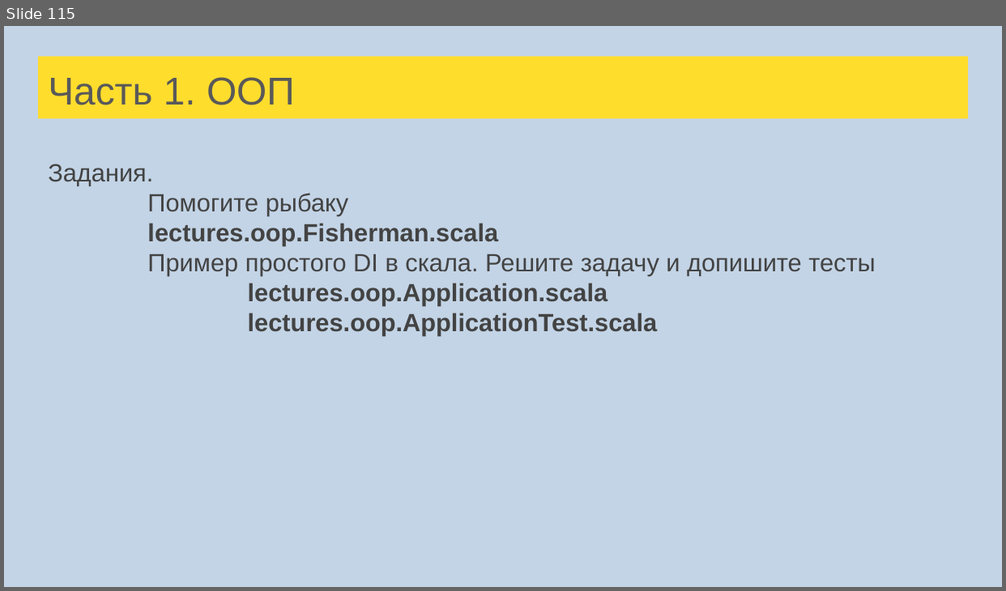
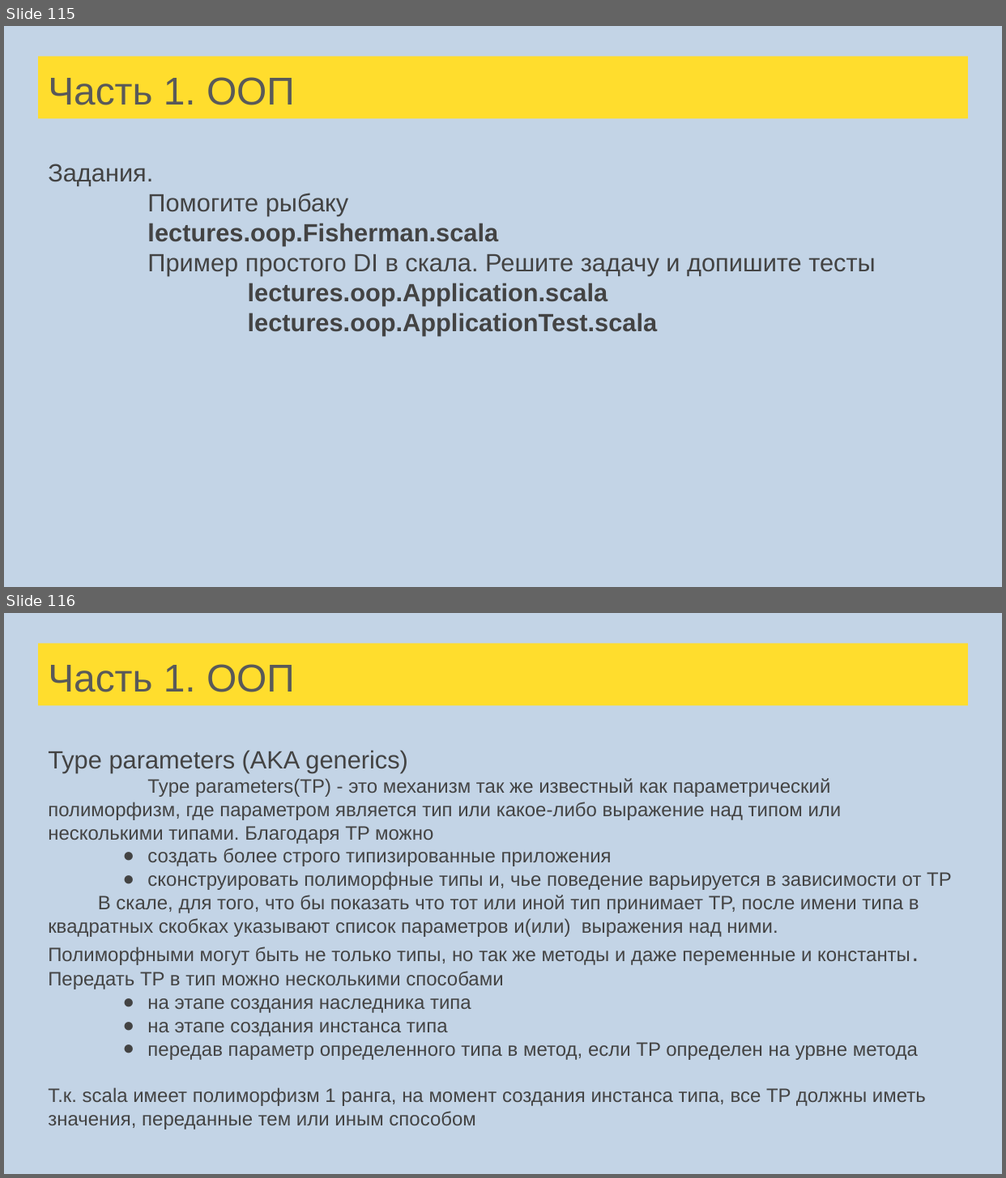
Before and after one commit to sergeypopov83/scala-school, a slide deck: src/main/resources/Лекции Scala для FinTech.pptx. Shown one above the other, each under a label of ours: slide 115 before the commit, slides 115 and 116 after it. The pictures are 1006x591 and 1006x1178 pixels, drawn with LibreOffice and Linux fonts; fonts in the diff are those of the drawing. Boxes give left, top, right and bottom in pixels: in the first picture for what was removed or moved away, otherwise in the second. Text is boxed around its words. In the diff, an @@ line names an element or a change of style, - is before the commit and + after.

Commit message:
Briefs + Lecture +  Type parameters  + TP example

```diff
--- a/src/main/resources/Лекции Scala для FinTech.pptx
+++ b/src/main/resources/Лекции Scala для FinTech.pptx
@@ slide 116 added at [4, 613, 1002, 1174], background #C3D4E6 @@
@@ title added at [38, 643, 968, 706], fill #FFDD2D, 28 pt, text #595959 @@
+Часть 1. ООП
@@ text added at [48, 750, 952, 1130], 14 pt, text #434343 @@
+Type parameters (AKA generics)
+Type parameters(TP) - это механизм так же известный как параметрический полиморфизм, где параметром является тип или какое-либо выражение над типом или несколькими типами. Благодаря TP можно
+● создать более строго типизированные приложения
+● сконструировать полиморфные типы и, чье поведение варьируется в зависимости от TP
+В скале, для того, что бы показать что тот или иной тип принимает TP, после имени типа в квадратных скобках указывают список параметров и(или) выражения над ними.
+Полиморфными могут быть не только типы, но так же методы и даже переменные и константы.
+Передать ТP в тип можно несколькими способами
+● на этапе создания наследника типа
+● на этапе создания инстанса типа
+● передав параметр определенного типа в метод, если TP определен на урвне метода
+Т.к. scala имеет полиморфизм 1 ранга, на момент создания инстанса типа, все TP должны иметь значения, переданные тем или иным способом
```
Also in this commit, not shown: 4 slides changed, 10 other slides added, 13 other files.
